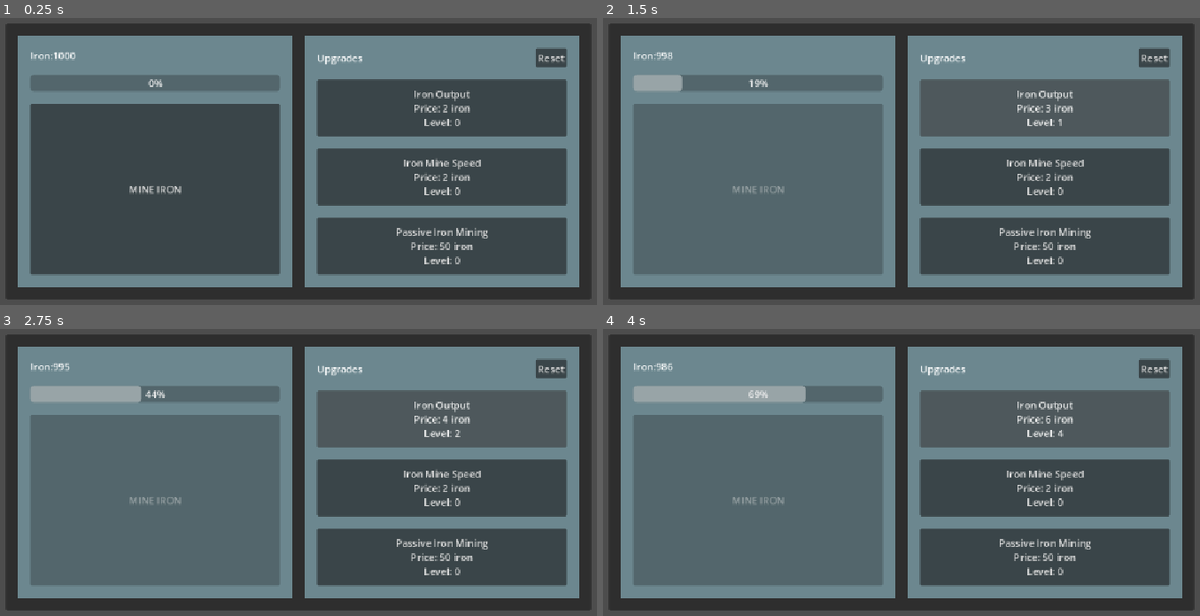
Above: before the commit, frames 1-4 (two rows, left to right).
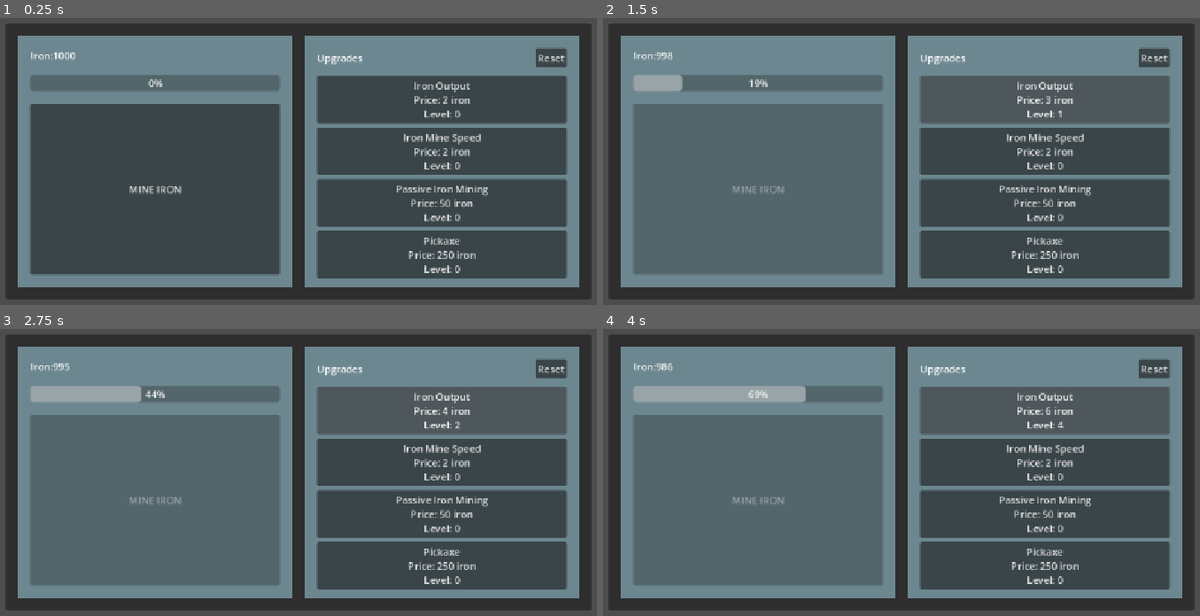
Above: after the commit, the same moments.

Repository: kmelkon/mine-incremental-tutorial-extended
Game: Godot game, scene res://main.tscn
Two runs of this game, one before a commit and one after it. Both use one fixed random seed, a clock stepped at 60 frames per second and the inputs below.
Inputs:
- Up to frame 1 (0.25 s): no input
- Up to frame 2 (1.5 s): click "MINE IRON" at 0.5 s; click "Iron Output Price: 2 iron Lev…" at 1.25 s
- Up to frame 3 (2.75 s): click "Iron Output Price: 3 iron Lev…" at 2 s
- Up to frame 4 (4 s): click "Iron Output Price: 4 iron Lev…" at 2.75 s; click "Iron Output Price: 5 iron Lev…" at 3.5 s

The runs differ from the first frame. In frame 1, 9.0% of the frame differs, in the area x 52-96%, y 20-91%; in frame 2, 8.8%; in frame 3, 8.8%; in frame 4, 8.8%.

Commit message:
fix cost loop

Diff:
--- a/main.gd
+++ b/main.gd
@@ -101,7 +101,7 @@
 	var cost = upgrade_data.get_upgrade_cost(upgrade_id)
 	print(upgrade_id)
 
-	if game_data.can_afford(cost):
+	if game_data.can_afford(cost) and not upgrade_data.is_upgrade_maxed(upgrade_id):
 		game_data.spend_resources(cost)
 		upgrade_data.buy_upgrade(upgrade_id)
 
--- a/main.tscn
+++ b/main.tscn
@@ -227,7 +227,6 @@
 text = "Coal Miner Upgrade"
 
 [node name="UpgradeButtonControl" parent="MarginContainer/PanelContainer/MarginContainer/HBoxContainer/Upgrades/MarginContainer/VBoxContainer" unique_id=1706843746 groups=["upgrade_buttons"] instance=ExtResource("3_htxhm")]
-visible = false
 layout_mode = 2
 upgrade_id = &"pickaxe"
 
--- a/upgrade_button_control.gd
+++ b/upgrade_button_control.gd
@@ -14,13 +14,16 @@
 	refresh()
 
 func refresh() -> void:
+	var cost_parts: Array[String] = []
+
 	var is_maxed = upgrade_data.is_upgrade_maxed(upgrade_id)
 	var upgrade = upgrade_data.get_upgrade(upgrade_id)
 
 	var upgrade_cost = upgrade_data.get_upgrade_cost(upgrade_id)
-	var cost_label = ""
-	for key in upgrade_cost:
-		cost_label = cost_label + str(upgrade_cost[key]) + " " + key
+	for resource in upgrade_cost:
+		cost_parts.append("%s %s" % [upgrade_cost[resource], resource])
+
+	var cost_label = " + ".join(cost_parts)
 
 	button.text = "%s\nPrice: %s \nLevel: %s" % [
 		upgrade["name"],
